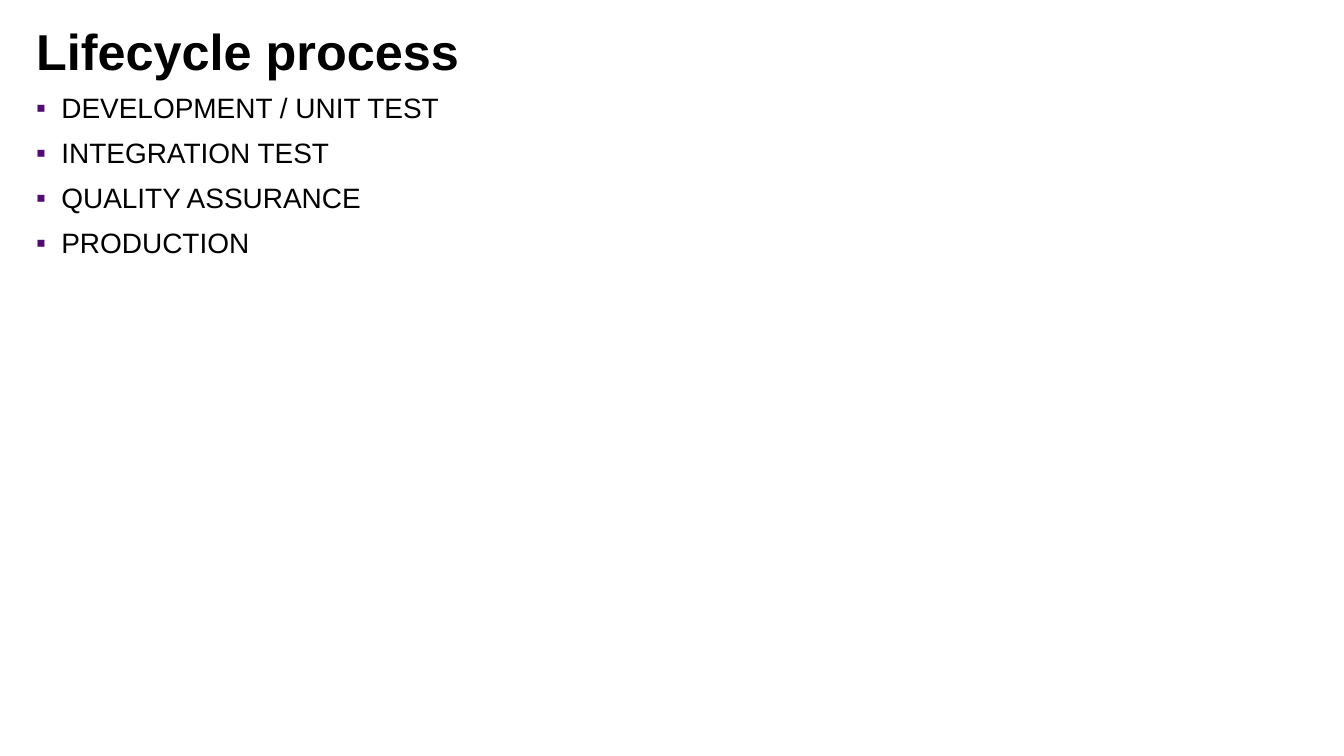
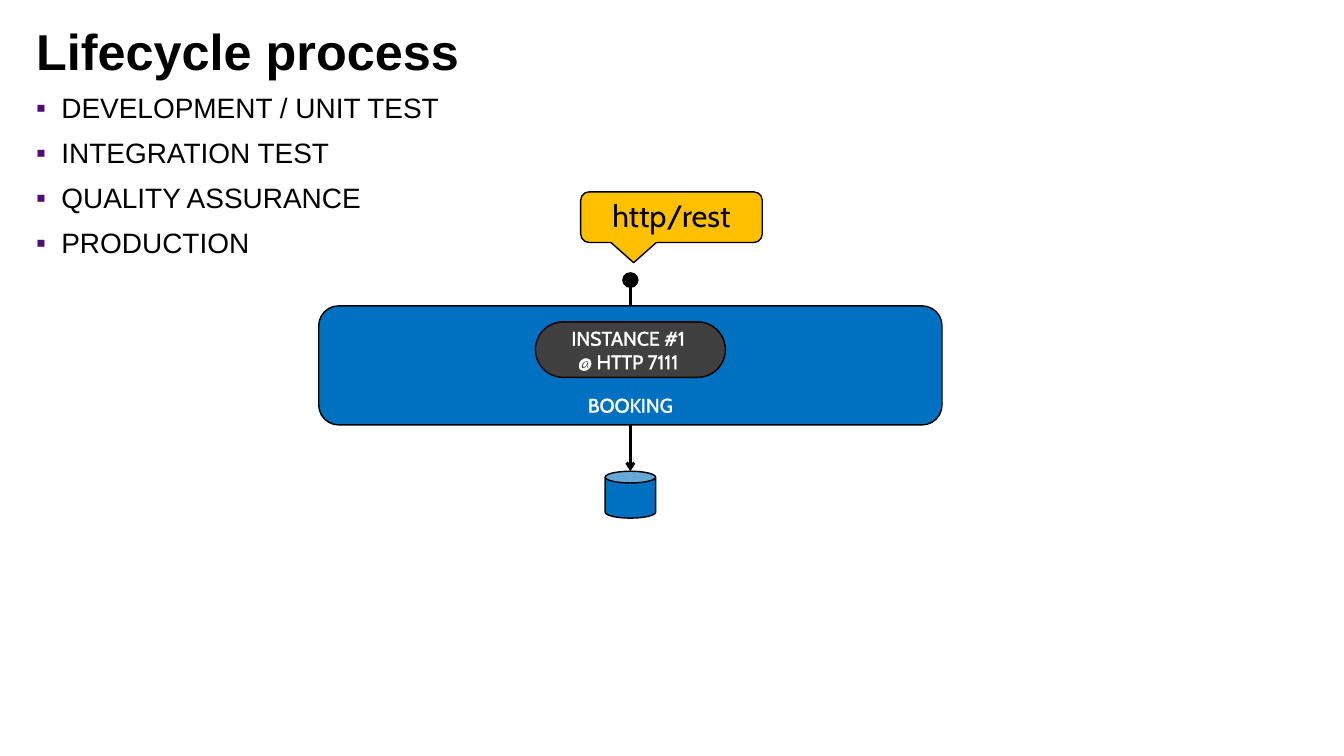
Before and after one commit to lbennardis/microS_code2016_DOCS, a slide deck: slide 18 of luigiBennardisMicroservices.pptx (slide 17 before the commit). Drawn at 1344x756 pixels with LibreOffice and Linux fonts; fonts in the diff are those of the drawing; background and template pictures are left out. Boxes give left, top, right and bottom in pixels: in the first picture for what was removed or moved away, otherwise in the second. Text is boxed around its words. In the diff, an @@ line names an element or a change of style, - is before the commit and + after.

```diff
--- a/luigiBennardisMicroservices.pptx
+++ b/luigiBennardisMicroservices.pptx
@@ group added at (318, 192, 942, 518): 2 rounded rectangles, 1 arrow, 1 line, 1 cylinder, 1 ellipse, 1 rounded speech box @@
+BOOKING
+INSTANCE #1
+@ HTTP 7111
+http/rest
```
Also in this commit, not shown: 10 other slides changed, 2 slides added, 1 slide removed.
